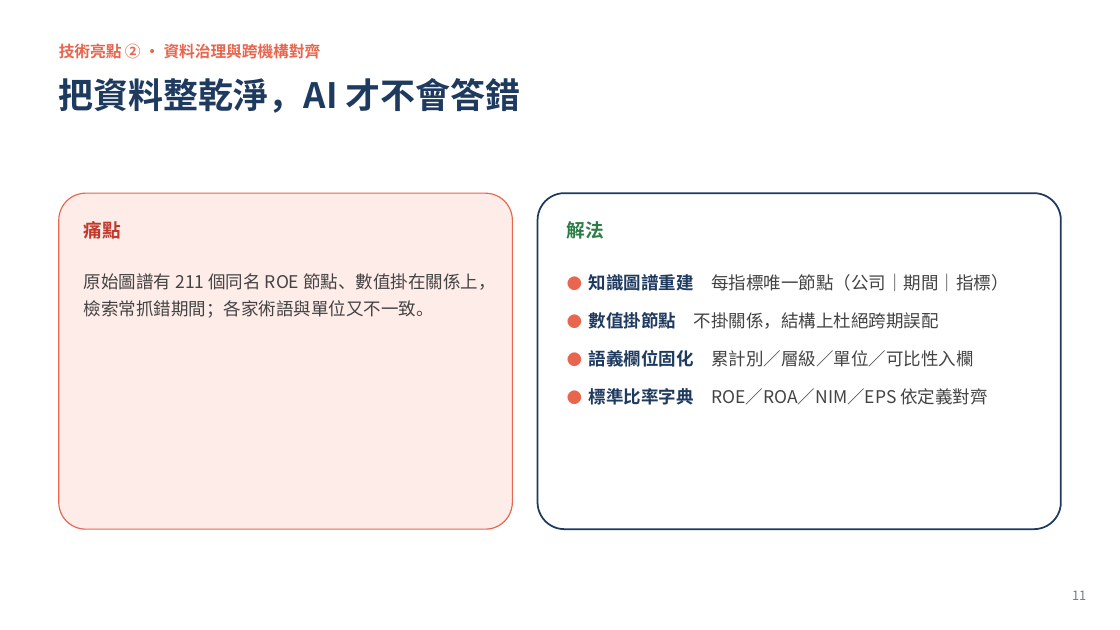
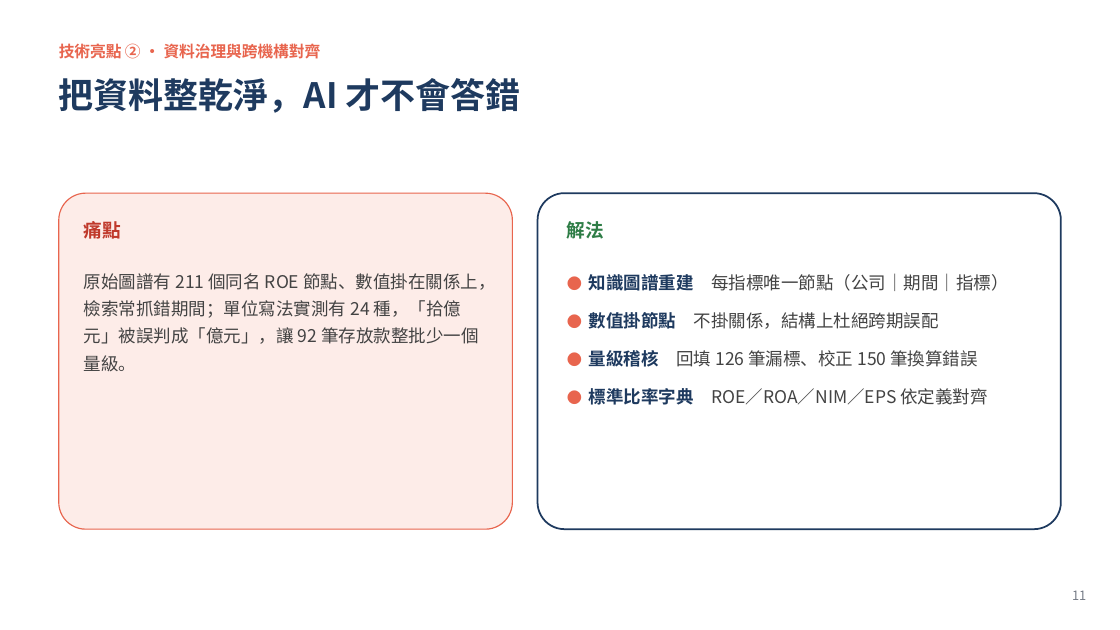
Before and after one commit to WangChiaChen/hybrid-rag-project, a slide deck: slide 11 of 比賽簡報_升級版.pptx. Drawn at 1120x630 pixels with LibreOffice and Linux fonts; fonts in the diff are those of the drawing. Boxes give left, top, right and bottom in pixels: in the first picture for what was removed or moved away, otherwise in the second. Text is boxed around its words. In the diff, an @@ line names an element or a change of style, - is before the commit and + after.

```diff
--- a/比賽簡報_升級版.pptx
+++ b/比賽簡報_升級版.pptx
@@ text at (84, 273, 495, 371): text changed @@
-原始圖譜有 211 個同名 ROE 節點、數值掛在關係上，檢索常抓錯期間；各家術語與單位又不一致。
+原始圖譜有 211 個同名 ROE 節點、數值掛在關係上，檢索常抓錯期間；單位寫法實測有 24 種，「拾億元」被誤判成「億元」，讓 92 筆存放款整批少一個量級。
@@ text at (676, 350, 977, 367): text changed @@
-● 語義欄位固化 累計別／層級／單位／可比性入欄
+● 量級稽核 回填 126 筆漏標、校正 150 筆換算錯誤
```
Also in this commit, not shown: 3 other slides changed, 1 other file.
